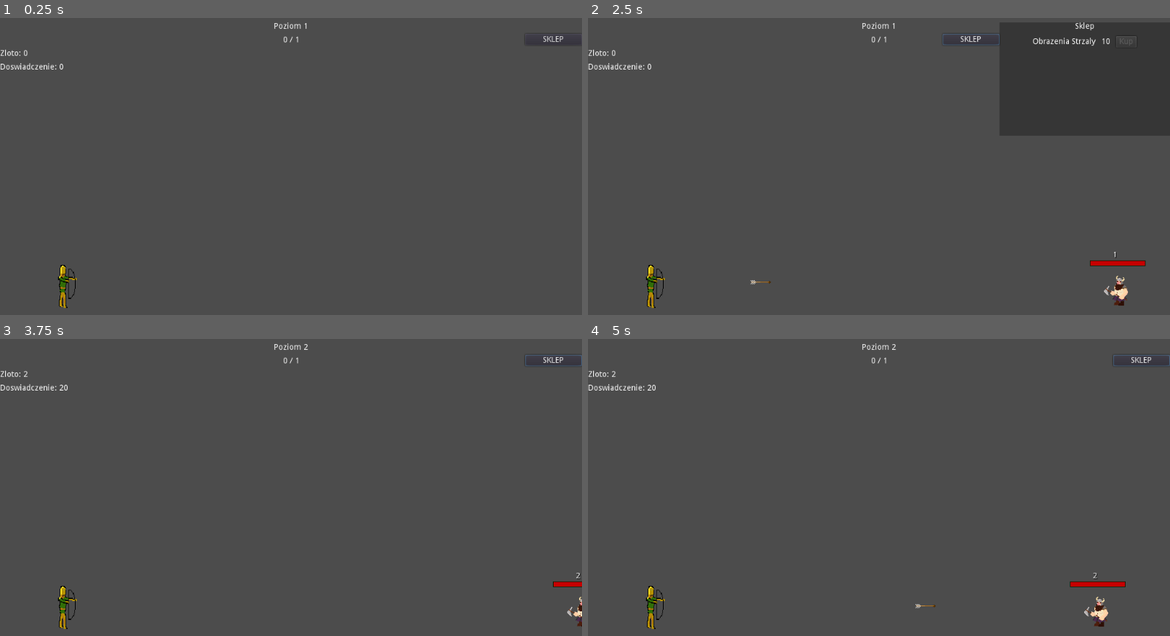
Above: before the commit, frames 1-4 (two rows, left to right).
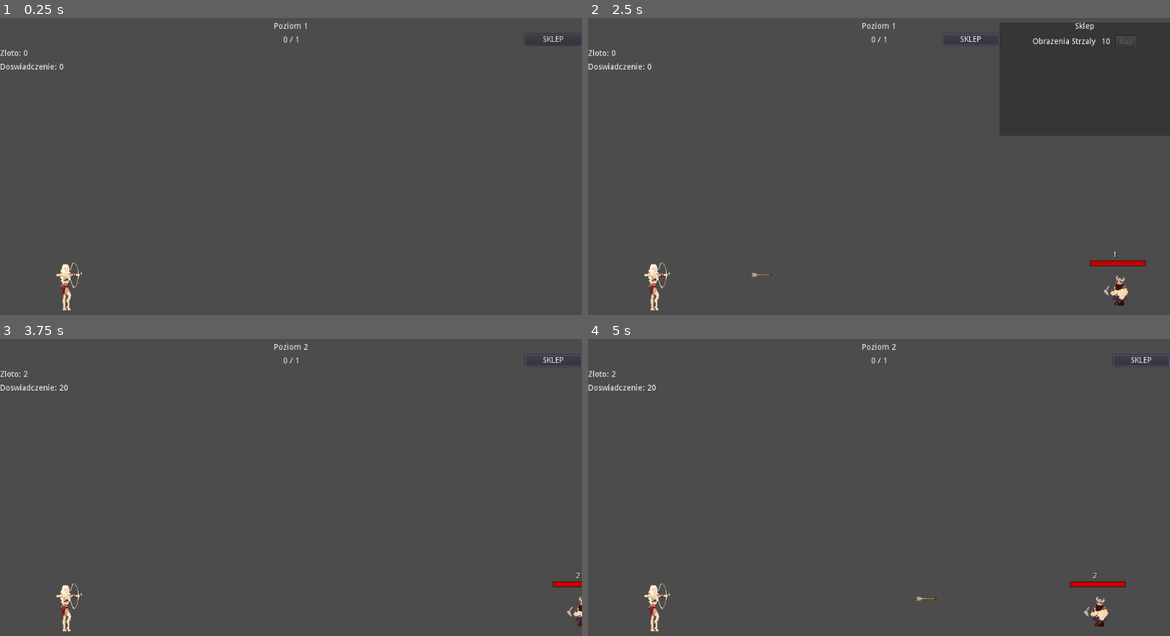
Above: after the commit, the same moments.

Repository: Flying-Octopus-Team/Asterielle
Game: Godot game, scene res://Scenes/World.tscn
Same seed, same stepped clock (60 frames per second), same inputs: the game is played once before the commit and once after it.
Inputs (mouse positions are in pixels of both pictures, inside the frame that each line leads up to):
- Up to frame 1 (0.25 s): no input
- Up to frame 2 (2.5 s): click "SKLEP" at 0.5 s; click "SKLEP" at 1.25 s; click "SKLEP" at 2 s
- Up to frame 3 (3.75 s): move the mouse to (419, 472) at 2.77 s; click (419, 472) at 2.85 s; tap Enter at 3.5 s; move the mouse to (174, 508) at 3.52 s; click (174, 508) at 3.6 s
- Up to frame 4 (5 s): move the mouse to (937, 416) at 4.27 s; click (937, 416) at 4.35 s

The runs differ from the first frame. In frame 1, 0.3% of the frame differs, in the area x 9-15%, y 82-99%; in frame 2, 0.4%; in frame 3, 0.3%; in frame 4, 0.4%, in the area x 9-60%, y 82-99%.

Commit message:
Add new Elf graphics + update collisionbox size

Diff:
--- a/Scenes/Elf.tscn
+++ b/Scenes/Elf.tscn
@@ -1,10 +1,10 @@
 [gd_scene load_steps=4 format=2]
 
 [ext_resource path="res://Scripts/Elf.gd" type="Script" id=1]
-[ext_resource path="res://Textures/Elf1.png" type="Texture" id=2]
+[ext_resource path="res://Textures/elf.png" type="Texture" id=2]
 
 [sub_resource type="RectangleShape2D" id=1]
-extents = Vector2( 62, 38 )
+extents = Vector2( 62, 42 )
 
 [node name="Elf" type="Node2D"]
 script = ExtResource( 1 )
@@ -26,7 +26,7 @@
 shape = SubResource( 1 )
 
 [node name="FirePoint" type="Node2D" parent="."]
-position = Vector2( 32, -46 )
+position = Vector2( 34, -59 )
 
 [node name="DwarfRayCast" type="RayCast2D" parent="."]
 position = Vector2( 0, -38 )
Binary file added: Textures/elf.png
Not shown, added: Textures/elf.png.import
